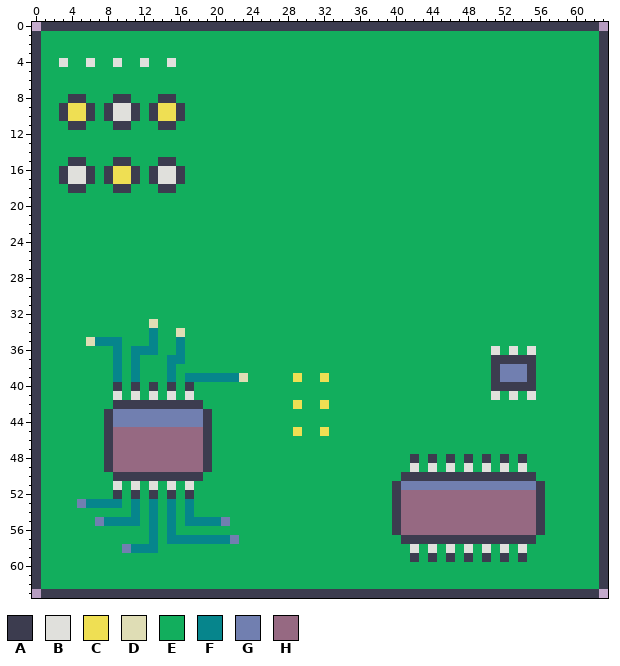
Two states of a pixel-art sprite, src/sprites/circuit_board_02.png. That is the earlier state.
The file is 64x64 pixels.
Palette (. is transparent): A #3c3c4f  B #e0e0dc  C #efdf53  D #dfddb5  E #12ae5d  F #06858c  G #717fb0  H #966982
Pixels before (only the part around the change), first column x 0:
 3 AEEEEEEEEEEEEEEEEEEEEEEEEEEEEEEEEEEEEEEEEEEEEEEEEEEEEEEEEEEEEEEA
 4 AEEBEEBEEBEEBEEBEEEEEEEEEEEEEEEEEEEEEEEEEEEEEEEEEEEEEEEEEEEEEEEA
 5 AEEEEEEEEEEEEEEEEEEEEEEEEEEEEEEEEEEEEEEEEEEEEEEEEEEEEEEEEEEEEEEA
 6 AEEEEEEEEEEEEEEEEEEEEEEEEEEEEEEEEEEEEEEEEEEEEEEEEEEEEEEEEEEEEEEA
 7 AEEEEEEEEEEEEEEEEEEEEEEEEEEEEEEEEEEEEEEEEEEEEEEEEEEEEEEEEEEEEEEA
 8 AEEEAAEEEAAEEEAAEEEEEEEEEEEEEEEEEEEEEEEEEEEEEEEEEEEEEEEEEEEEEEEA
 9 AEEACCAEABBAEACCAEEEEEEEEEEEEEEEEEEEEEEEEEEEEEEEEEEEEEEEEEEEEEEA
10 AEEACCAEABBAEACCAEEEEEEEEEEEEEEEEEEEEEEEEEEEEEEEEEEEEEEEEEEEEEEA
11 AEEEAAEEEAAEEEAAEEEEEEEEEEEEEEEEEEEEEEEEEEEEEEEEEEEEEEEEEEEEEEEA
12 AEEEEEEEEEEEEEEEEEEEEEEEEEEEEEEEEEEEEEEEEEEEEEEEEEEEEEEEEEEEEEEA
13 AEEEEEEEEEEEEEEEEEEEEEEEEEEEEEEEEEEEEEEEEEEEEEEEEEEEEEEEEEEEEEEA
14 AEEEEEEEEEEEEEEEEEEEEEEEEEEEEEEEEEEEEEEEEEEEEEEEEEEEEEEEEEEEEEEA
15 AEEEAAEEEAAEEEAAEEEEEEEEEEEEEEEEEEEEEEEEEEEEEEEEEEEEEEEEEEEEEEEA
16 AEEABBAEACCAEABBAEEEEEEEEEEEEEEEEEEEEEEEEEEEEEEEEEEEEEEEEEEEEEEA
17 AEEABBAEACCAEABBAEEEEEEEEEEEEEEEEEEEEEEEEEEEEEEEEEEEEEEEEEEEEEEA
18 AEEEAAEEEAAEEEAAEEEEEEEEEEEEEEEEEEEEEEEEEEEEEEEEEEEEEEEEEEEEEEEA
19 AEEEEEEEEEEEEEEEEEEEEEEEEEEEEEEEEEEEEEEEEEEEEEEEEEEEEEEEEEEEEEEA
20 AEEEEEEEEEEEEEEEEEEEEEEEEEEEEEEEEEEEEEEEEEEEEEEEEEEEEEEEEEEEEEEA
21 AEEEEEEEEEEEEEEEEEEEEEEEEEEEEEEEEEEEEEEEEEEEEEEEEEEEEEEEEEEEEEEA
22 AEEEEEEEEEEEEEEEEEEEEEEEEEEEEEEEEEEEEEEEEEEEEEEEEEEEEEEEEEEEEEEA
23 AEEEEEEEEEEEEEEEEEEEEEEEEEEEEEEEEEEEEEEEEEEEEEEEEEEEEEEEEEEEEEEA
24 AEEEEEEEEEEEEEEEEEEEEEEEEEEEEEEEEEEEEEEEEEEEEEEEEEEEEEEEEEEEEEEA
25 AEEEEEEEEEEEEEEEEEEEEEEEEEEEEEEEEEEEEEEEEEEEEEEEEEEEEEEEEEEEEEEA
26 AEEEEEEEEEEEEEEEEEEEEEEEEEEEEEEEEEEEEEEEEEEEEEEEEEEEEEEEEEEEEEEA
27 AEEEEEEEEEEEEEEEEEEEEEEEEEEEEEEEEEEEEEEEEEEEEEEEEEEEEEEEEEEEEEEA
28 AEEEEEEEEEEEEEEEEEEEEEEEEEEEEEEEEEEEEEEEEEEEEEEEEEEEEEEEEEEEEEEA
29 AEEEEEEEEEEEEEEEEEEEEEEEEEEEEEEEEEEEEEEEEEEEEEEEEEEEEEEEEEEEEEEA
30 AEEEEEEEEEEEEEEEEEEEEEEEEEEEEEEEEEEEEEEEEEEEEEEEEEEEEEEEEEEEEEEA
31 AEEEEEEEEEEEEEEEEEEEEEEEEEEEEEEEEEEEEEEEEEEEEEEEEEEEEEEEEEEEEEEA
32 AEEEEEEEEEEEEEEEEEEEEEEEEEEEEEEEEEEEEEEEEEEEEEEEEEEEEEEEEEEEEEEA
33 AEEEEEEEEEEEEDEEEEEEEEEEEEEEEEEEEEEEEEEEEEEEEEEEEEEEEEEEEEEEEEEA
34 AEEEEEEEEEEEEFEEDEEEEEEEEEEEEEEEEEEEEEEEEEEEEEEEEEEEEEEEEEEEEEEA
35 AEEEEEDFFFEEEFEEFEEEEEEEEEEEEEEEEEEEEEEEEEEEEEEEEEEEEEEEEEEEEEEA
36 AEEEEEEEEFEFFFEEFEEEEEEEEEEEEEEEEEEEEEEEEEEEEEEEEEEBEBEBEEEEEEEA
37 AEEEEEEEEFEFEEEFFEEEEEEEEEEEEEEEEEEEEEEEEEEEEEEEEEEAAAAAEEEEEEEA
38 AEEEEEEEEFEFEEEFEEEEEEEEEEEEEEEEEEEEEEEEEEEEEEEEEEEAGGGAEEEEEEEA
New version:
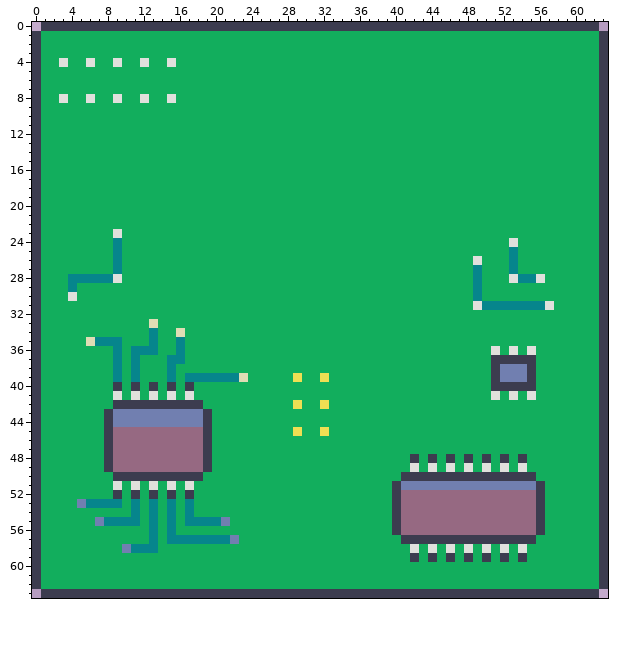
Difference:
{"y":8,"x":3,"old":"EAAE","new":"BEEB"}
{"y":8,"x":9,"old":"AA","new":"BE"}
{"y":8,"x":12,"old":"E","new":"B"}
{"y":8,"x":14,"old":"AA","new":"EB"}
{"y":9,"x":3,"old":"ACCA","new":"EEEE"}
{"y":9,"x":8,"old":"ABBA","new":"EEEE"}
{"y":9,"x":13,"old":"ACCA","new":"EEEE"}
{"y":10,"x":3,"old":"ACCA","new":"EEEE"}
{"y":10,"x":8,"old":"ABBA","new":"EEEE"}
{"y":10,"x":13,"old":"ACCA","new":"EEEE"}
{"y":11,"x":4,"old":"AA","new":"EE"}
{"y":11,"x":9,"old":"AA","new":"EE"}
{"y":11,"x":14,"old":"AA","new":"EE"}
{"y":15,"x":4,"old":"AA","new":"EE"}
{"y":15,"x":9,"old":"AA","new":"EE"}
{"y":15,"x":14,"old":"AA","new":"EE"}
{"y":16,"x":3,"old":"ABBA","new":"EEEE"}
{"y":16,"x":8,"old":"ACCA","new":"EEEE"}
{"y":16,"x":13,"old":"ABBA","new":"EEEE"}
{"y":17,"x":3,"old":"ABBA","new":"EEEE"}
{"y":17,"x":8,"old":"ACCA","new":"EEEE"}
{"y":17,"x":13,"old":"ABBA","new":"EEEE"}
{"y":18,"x":4,"old":"AA","new":"EE"}
{"y":18,"x":9,"old":"AA","new":"EE"}
{"y":18,"x":14,"old":"AA","new":"EE"}
{"y":23,"x":9,"old":"E","new":"B"}
{"y":24,"x":9,"old":"E","new":"F"}
{"y":24,"x":53,"old":"E","new":"B"}
{"y":25,"x":9,"old":"E","new":"F"}
{"y":25,"x":53,"old":"E","new":"F"}
{"y":26,"x":9,"old":"E","new":"F"}
{"y":26,"x":49,"old":"E","new":"B"}
{"y":26,"x":53,"old":"E","new":"F"}
{"y":27,"x":9,"old":"E","new":"F"}
{"y":27,"x":49,"old":"E","new":"F"}
{"y":27,"x":53,"old":"E","new":"F"}
{"y":28,"x":4,"old":"EEEEEE","new":"FFFFFB"}
{"y":28,"x":49,"old":"E","new":"F"}
{"y":28,"x":53,"old":"EEEE","new":"BFFB"}
{"y":29,"x":4,"old":"E","new":"F"}
{"y":29,"x":49,"old":"E","new":"F"}
{"y":30,"x":4,"old":"E","new":"B"}
{"y":30,"x":49,"old":"E","new":"F"}
{"y":31,"x":49,"old":"EEEEEEEEE","new":"BFFFFFFFB"}
{"label":"changed","picture_box":[59,94,185,130]}
{"label":"changed","picture_box":[59,157,185,301]}
{"label":"changed","picture_box":[473,238,554,310]}
